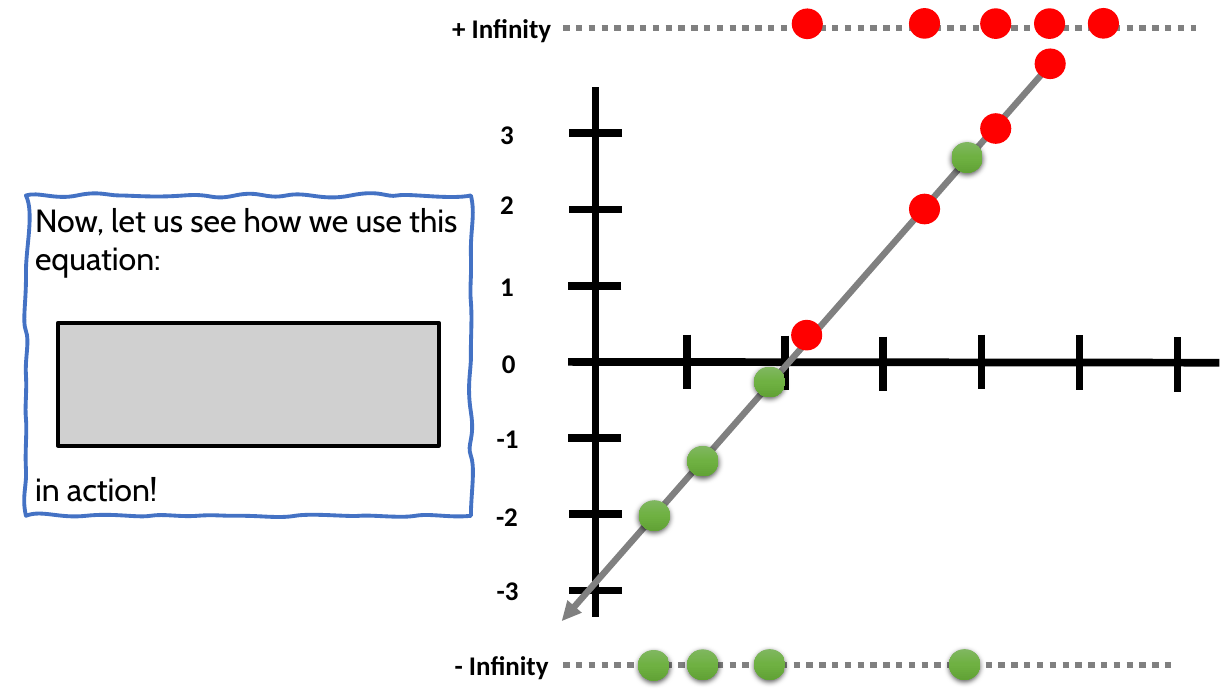
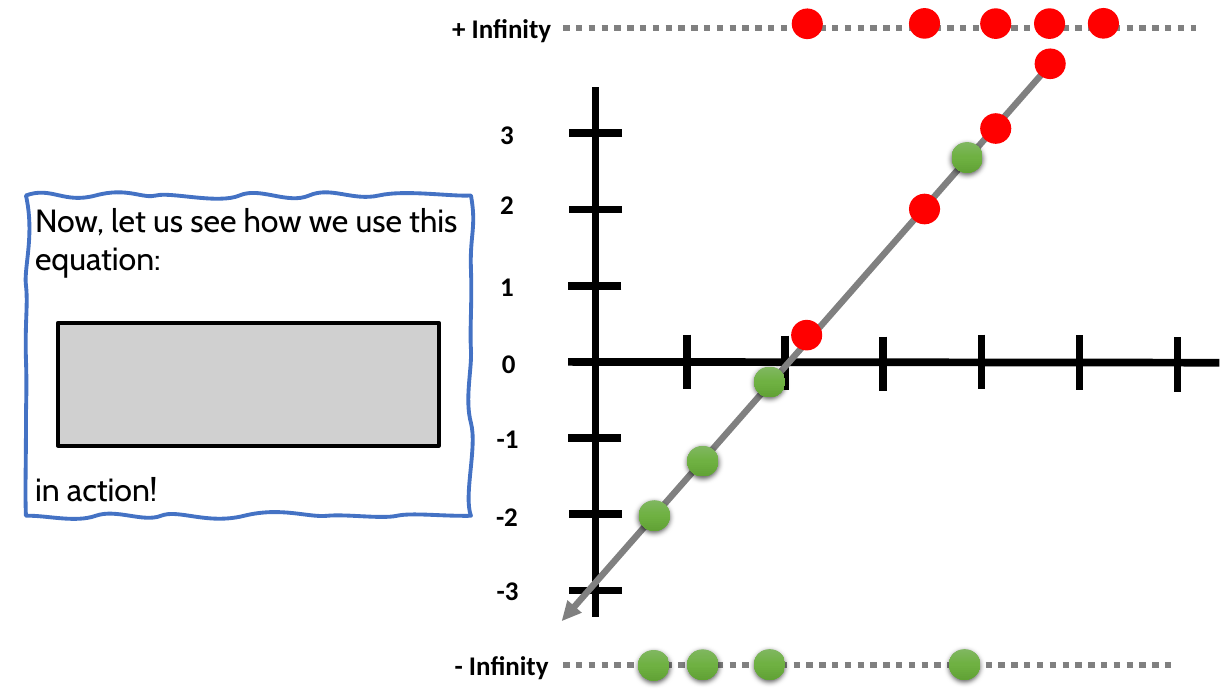
Before and after one commit to robitussin/CCMACLRL, a slide deck: slide 32 of 5 - Logistic Regression/Logistic Regression (Math).pptx. Drawn at 1232x693 pixels with LibreOffice and Linux fonts; fonts in the diff are those of the drawing; grey boxes stand for pictures; background and template pictures are left out. Boxes give left, top, right and bottom in pixels: in the first picture for what was removed or moved away, otherwise in the second. Text is boxed around its words. In the diff, an @@ line names an element or a change of style, - is before the commit and + after.

```diff
--- a/5 - Logistic Regression/Logistic Regression (Math).pptx
+++ b/5 - Logistic Regression/Logistic Regression (Math).pptx
@@ freeform shape "Now, let us see how ..." at <box>26,196,471,517</box>: outline redrawn @@
```
